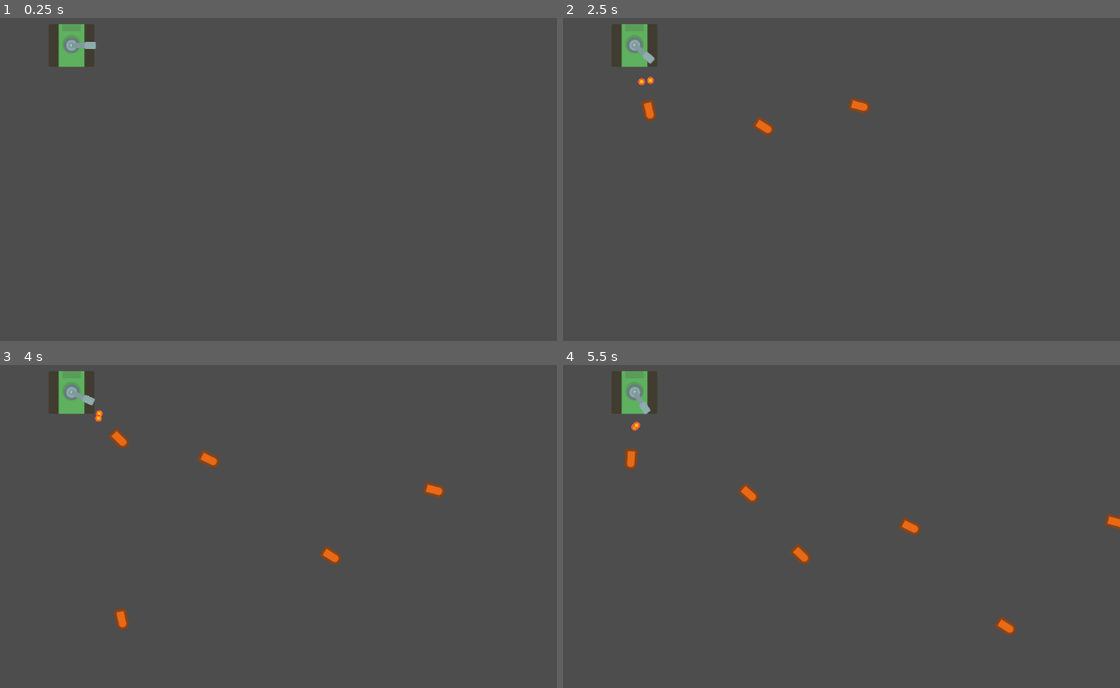
Above: before the commit, frames 1-4 (two rows, left to right).
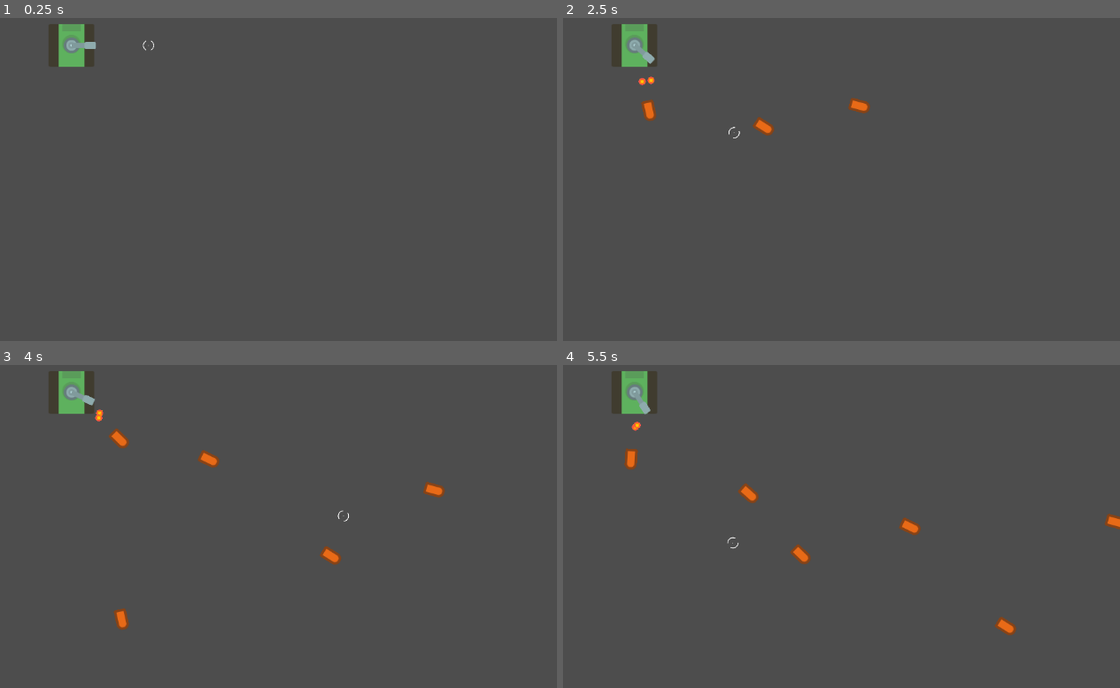
Above: after the commit, the same moments.

Repository: KakCmambnporpawwucmow/tanks_kidz
Game: Godot game, scene res://tmp/test_tank.tscn
Same seed, same stepped clock (60 frames per second), same inputs: the game is played once before the commit and once after it. The project has no main scene, so this scene is started directly.
Inputs (mouse positions are in pixels of both pictures, inside the frame that each line leads up to):
- Up to frame 1 (0.25 s): no input
- Up to frame 2 (2.5 s): tap Enter at 0.5 s; move the mouse to (919, 121) at 0.52 s; click (919, 121) at 0.67 s; move the mouse to (624, 163) at 1.27 s; click (624, 163) at 1.42 s; move the mouse to (835, 53) at 2.02 s; click (835, 53) at 2.17 s
- Up to frame 3 (4 s): move the mouse to (167, 568) at 2.77 s; click (167, 568) at 2.92 s; move the mouse to (417, 549) at 3.52 s; click (417, 549) at 3.67 s
- Up to frame 4 (5.5 s): move the mouse to (outside the picture) at 4.27 s; click (outside the picture) at 4.42 s; move the mouse to (802, 487) at 5.02 s; click (802, 487) at 5.17 s

The runs differ from the first frame. In frame 1, less than 0.1% of the frame differs, in the area x 25-28%, y 6-11%; in frame 2, less than 0.1%, in the area x 13-32%, y 18-38%; in frame 3, less than 0.1%; in frame 4, less than 0.1%.

Commit message:
Add
Добавил прицел пушки наводящийся на позицию мыши.

Diff:
--- a/entities/tanks/base_turret.tscn
+++ b/entities/tanks/base_turret.tscn
@@ -8,6 +8,8 @@
 [ext_resource type="AudioStream" uid="uid://chjirvo6bj5lu" path="res://assets/sounds/explosion.mp3" id="6_ftpc4"]
 [ext_resource type="Texture2D" uid="uid://bwpxgjfhuurq2" path="res://assets/graphics/effects/tank_explosion3.png" id="7_tmqr5"]
 [ext_resource type="Texture2D" uid="uid://bholyr77qn14q" path="res://assets/graphics/effects/smoke_trail.png" id="8_cdy0x"]
+[ext_resource type="Script" uid="uid://djh8uo5nylsuw" path="res://entities/tanks/path_crosshair.gd" id="9_cdy0x"]
+[ext_resource type="Texture2D" uid="uid://dxwekdr11ih5f" path="res://assets/graphics/tanks/crosshair066.png" id="9_tmqr5"]
 
 [sub_resource type="Animation" id="Animation_cc472"]
 length = 0.001
@@ -164,6 +166,12 @@
 scale_curve = SubResource("CurveTexture_h0diw")
 scale_over_velocity_curve = SubResource("CurveTexture_latu3")
 
+[sub_resource type="Curve2D" id="Curve2D_cdy0x"]
+_data = {
+"points": PackedVector2Array(0, 0, 0, 0, 50, 0, 0, 0, 0, 0, 800, 0)
+}
+point_count = 2
+
 [node name="BaseTurret" type="Node2D"]
 script = ExtResource("1_2qrap")
 
@@ -187,7 +195,7 @@
 stream = ExtResource("6_ftpc4")
 
 [node name="fire" type="GPUParticles2D" parent="."]
-position = Vector2(39, 1)
+position = Vector2(39, 0)
 emitting = false
 amount = 5
 texture = ExtResource("7_tmqr5")
@@ -204,3 +212,16 @@
 lifetime = 0.6
 one_shot = true
 process_material = SubResource("ParticleProcessMaterial_sn1ov")
+
+[node name="path_crosshair" type="Path2D" parent="."]
+curve = SubResource("Curve2D_cdy0x")
+script = ExtResource("9_cdy0x")
+move_speed = 300.0
+auto_follow_mouse = true
+
+[node name="mover_crosshair" type="PathFollow2D" parent="path_crosshair"]
+position = Vector2(50, 0)
+
+[node name="view" type="Sprite2D" parent="path_crosshair/mover_crosshair"]
+scale = Vector2(0.3, 0.3)
+texture = ExtResource("9_tmqr5")
--- /dev/null
+++ b/entities/tanks/path_crosshair.gd
@@ -0,0 +1,52 @@
+extends Path2D
+
+class_name SmartPath2D
+
+@export var move_speed: float = 120.0
+@export var auto_follow_mouse: bool = false
+
+@onready var path_follow = $mover_crosshair
+
+func _ready():
+	if auto_follow_mouse:
+		set_process(true)
+
+func _process(delta):
+	if auto_follow_mouse:
+		move_to_nearest_position(get_global_mouse_position())
+
+func move_to_nearest_position(target_global_pos: Vector2):
+	var nearest_progress = find_nearest_progress_optimized(target_global_pos)
+	smooth_move_to_progress(nearest_progress)
+
+func find_nearest_progress_optimized(target_global_pos: Vector2) -> float:
+	var curve = self.curve
+	if curve == null or curve.point_count == 0:
+		return 0.0
+
+	# Используем встроенную функцию baked points если доступна
+	var baked_points = curve.get_baked_points()
+	var best_progress = 0.0
+	var min_distance = INF
+
+	for i in range(baked_points.size()):
+		var point_global = to_global(baked_points[i])
+		var distance = point_global.distance_to(target_global_pos)
+
+		if distance < min_distance:
+			min_distance = distance
+			best_progress = float(i) / baked_points.size() * curve.get_baked_length()
+
+	return best_progress
+
+func smooth_move_to_progress(target_progress: float):
+	# Останавливаем предыдущие твины
+	var tweens = get_tree().get_processed_tweens()
+	for tween in tweens:
+		if tween.has_method("kill"):
+			tween.kill()
+
+	var duration = abs(target_progress - path_follow.progress) / move_speed
+	var tween = create_tween()
+	tween.tween_property(path_follow, "progress", target_progress, duration)
+	tween.set_ease(Tween.EASE_IN_OUT)
Binary file added: assets/graphics/tanks/crosshair066.png
Not shown: 1 places in entities/tanks/base_turret.tscn that only renumber resources
Not shown, added: entities/tanks/path_crosshair.gd.uid
